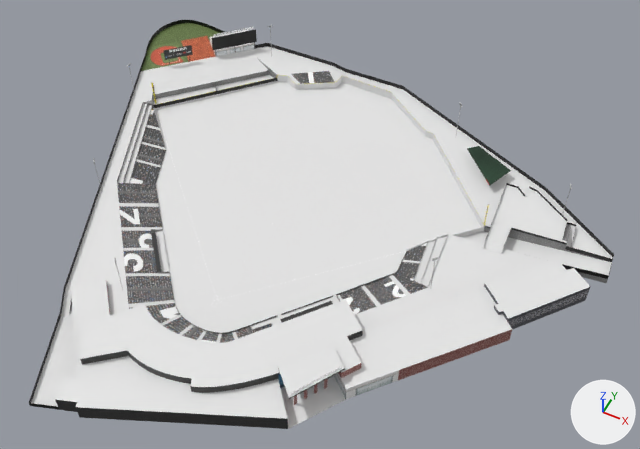
Renders of the Blender file segra_stadium/segra_stadium.blend from each side of a commit.
Before and after are seen from a 50 mm camera at (111.0, -145.0, 239.0) aimed at (19.0, 38.0, 9.0). Arrows for +X, +Y and +Z are at lower right; the lights stay in place. The picture after the commit comes second. The same objects are shown in both versions, whatever each file hides.

Objects in the first picture: 'Walshing'.
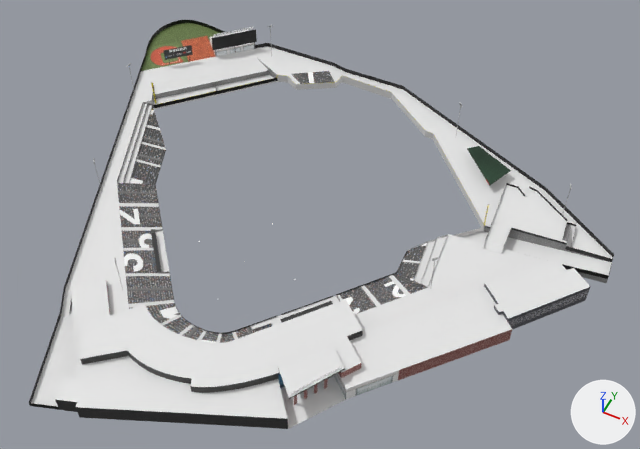
Location of each change, (x1, y1, x2, y2) in pixels of the pictures (640 x 449 px):
```json
{"part": 1, "of": "me_walshing", "change": "cut back", "before": [154, 82, 481, 333]}
```

Scene script edits in JSON lines:
```json
{"block": "me_walshing", "where": "# used by ob_walshing; location = (-73.9, 100.3, 9.0); rotation_euler = (1.571, 0.0, 0.785), in degrees (90, 0, 45)"}
{"op": "remove", "block": "me_walshing", "code": "me_walshing.from_pydata(...)  # 12080 vertices, 6484 faces, 12 loose edges; spans x -83.0..115.0, y -9.0..11.0, z -28.0..177.0"}
{"op": "add", "block": "me_walshing", "code": "me_walshing.from_pydata(...)  # 11689 vertices, 6441 faces, 12 loose edges; spans x -83.0..115.0, y -9.0..11.0, z -28.0..177.0"}
{"block": "me_walshing", "change": "me_walshing part 1: 3 vertices moved within x -19.0, y -9.0, z 123.0; 391 vertices removed from x -29.0..75.0, y -9.0, z 27.0..133.0"}
```
